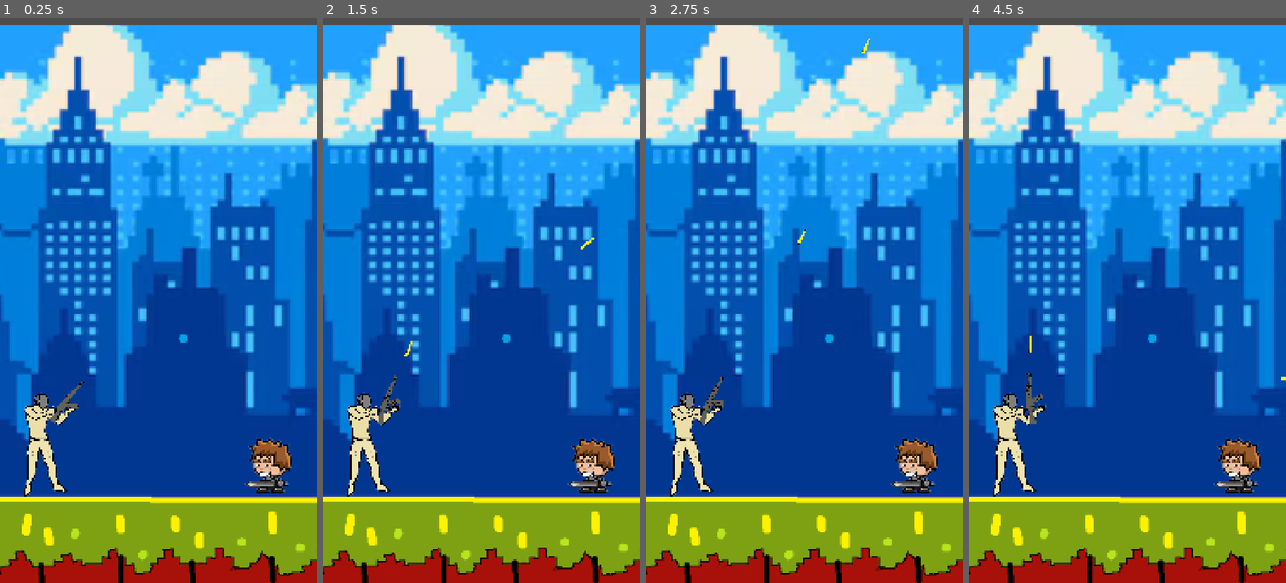
Above: before the commit, frames 1-4 (left to right).
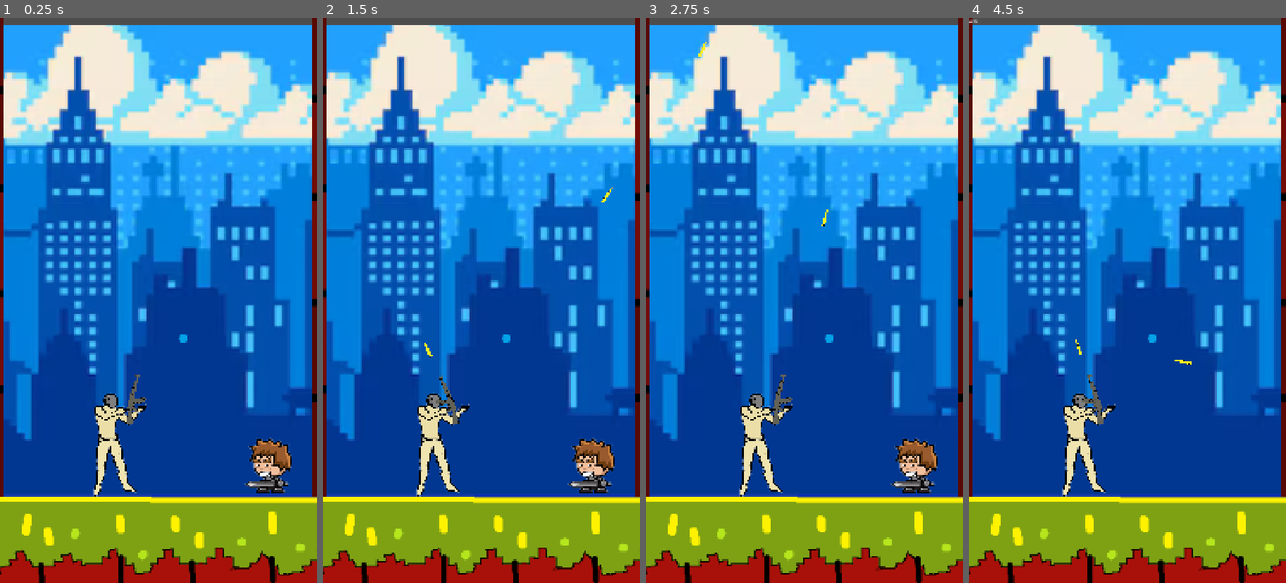
Above: after the commit, the same moments.

Repository: imdevanshrajesh/ragebait-wizardry
Game: Godot game, scene res://level_1.tscn
Two runs of this game, one before a commit and one after it. Both use one fixed random seed, a clock stepped at 60 frames per second and the inputs below. Before the commit the project starts from res://level1.tscn.
Inputs (mouse positions are in pixels of both pictures, inside the frame that each line leads up to):
- Up to frame 1 (0.25 s): no input
- Up to frame 2 (1.5 s): tap Enter at 0.5 s; move the mouse to (551, 272) at 0.52 s; click (551, 272) at 0.6 s; move the mouse to (418, 328) at 1.27 s; click (418, 328) at 1.35 s
- Up to frame 3 (2.75 s): tap Space at 2 s; move the mouse to (836, 176) at 2.02 s; click (836, 176) at 2.1 s
- Up to frame 4 (4.5 s): move the mouse to (1111, 413) at 2.77 s; click (1111, 413) at 2.85 s; move the mouse to (1222, 385) at 3.52 s; click (1222, 385) at 3.6 s; move the mouse to (1032, 215) at 4.27 s; click (1032, 215) at 4.35 s

The runs differ from the first frame. In frame 1, 5.1% of the frame differs, in the area x 0-100%, y 0-85%; in frame 2, 5.2%; in frame 3, 5.2%; in frame 4, 6.2%.

Commit message:
finalized level1 setup

Diff:
--- a/bounce-back/level1.tscn
+++ /dev/null
@@ -1,42 +0,0 @@
-[gd_scene format=3 uid="uid://baxpmyndny1rr"]
-
-[ext_resource type="Texture2D" uid="uid://cgrwdn8m1wsvr" path="res://Bgs/bg.png" id="1_v38iq"]
-[ext_resource type="PackedScene" uid="uid://b2ujtvgm0slhk" path="res://player.tscn" id="3_ootpb"]
-[ext_resource type="PackedScene" uid="uid://cpoaij2cyvhs5" path="res://enemy.tscn" id="4_i2041"]
-
-[sub_resource type="GDScript" id="GDScript_ootpb"]
-script/source = "extends Node2D
-
-@onready var enemies_folder: Node2D = $Enemies
-@onready var ui: CanvasLayer = $UI
-func _process(_delta: float) -> void:
-	if enemies_folder.get_child_count() == 0:
-		ui.visible = true
-"
-
-[node name="Level1" type="Node2D" unique_id=832187486]
-script = SubResource("GDScript_ootpb")
-
-[node name="Background" type="Sprite2D" parent="." unique_id=920446133]
-position = Vector2(475.99988, 1021)
-scale = Vector2(3.6751392, 3.675139)
-texture = ExtResource("1_v38iq")
-
-[node name="Enemies" type="Node2D" parent="." unique_id=2113964160]
-
-[node name="Enemy" parent="Enemies" unique_id=544123933 instance=ExtResource("4_i2041")]
-position = Vector2(2053, 812.00006)
-scale = Vector2(-3.663525, 3.4164739)
-
-[node name="UI" type="CanvasLayer" parent="." unique_id=573386668]
-visible = false
-
-[node name="Label" type="Label" parent="UI" unique_id=1080015511]
-offset_left = -1.0
-offset_right = 39.0
-offset_bottom = 23.0
-text = "WIN"
-
-[node name="Player" parent="." unique_id=939501367 instance=ExtResource("3_ootpb")]
-position = Vector2(11.000001, 1088)
-scale = Vector2(1.2435384, 1.2170053)
--- a/bounce-back/level_1.tscn
+++ b/bounce-back/level_1.tscn
@@ -3,6 +3,7 @@
 [ext_resource type="Texture2D" uid="uid://cgrwdn8m1wsvr" path="res://Bgs/bg.png" id="1_hn12h"]
 [ext_resource type="PackedScene" uid="uid://cpoaij2cyvhs5" path="res://enemy.tscn" id="2_ihfcg"]
 [ext_resource type="PackedScene" uid="uid://b2ujtvgm0slhk" path="res://player.tscn" id="3_rka8t"]
+[ext_resource type="Texture2D" uid="uid://pxtk1dudrpk5" path="res://Assets/brick.png" id="4_ihfcg"]
 
 [sub_resource type="GDScript" id="GDScript_ootpb"]
 script/source = "extends Node2D
@@ -14,13 +15,27 @@
 		ui.visible = true
 "
 
+[sub_resource type="RectangleShape2D" id="RectangleShape2D_ofp2b"]
+size = Vector2(463.86035, 94.14612)
+
+[sub_resource type="RectangleShape2D" id="RectangleShape2D_p1rdq"]
+size = Vector2(1189, 710)
+
 [node name="Level1" type="Node2D" unique_id=832187486]
 script = SubResource("GDScript_ootpb")
 
-[node name="Background" type="Sprite2D" parent="." unique_id=920446133]
-position = Vector2(475.99988, 1021)
-scale = Vector2(3.6751392, 3.675139)
+[node name="StaticBody2D" type="StaticBody2D" parent="." unique_id=1347023165]
+position = Vector2(283, 1806)
+scale = Vector2(3.6751392, 3.6751378)
+
+[node name="Background" type="Sprite2D" parent="StaticBody2D" unique_id=920446133]
+position = Vector2(52.515007, -213.59741)
+scale = Vector2(1.0000002, 1.0000005)
 texture = ExtResource("1_hn12h")
+
+[node name="CollisionShape2D" type="CollisionShape2D" parent="StaticBody2D" unique_id=716720944]
+scale = Vector2(1.0000002, 1.0000001)
+shape = SubResource("RectangleShape2D_ofp2b")
 
 [node name="Enemies" type="Node2D" parent="." unique_id=2113964160]
 
@@ -38,5 +53,29 @@
 text = "WIN"
 
 [node name="Player" parent="." unique_id=939501367 instance=ExtResource("3_rka8t")]
-position = Vector2(11.000001, 1088)
+position = Vector2(248.00002, 1088)
 scale = Vector2(1.2435384, 1.2170053)
+
+[node name="Wall" type="StaticBody2D" parent="." unique_id=233863487]
+position = Vector2(-238, -1203)
+scale = Vector2(3.4073052, 3.4073052)
+
+[node name="Sprite2D" type="Sprite2D" parent="Wall" unique_id=1259656115]
+position = Vector2(-518, 491)
+texture = ExtResource("4_ihfcg")
+
+[node name="CollisionShape2D" type="CollisionShape2D" parent="Wall" unique_id=1850985]
+position = Vector2(-516.5, 502)
+shape = SubResource("RectangleShape2D_p1rdq")
+
+[node name="Wall2" type="StaticBody2D" parent="." unique_id=1259772968]
+position = Vector2(4839, -1204)
+scale = Vector2(3.4073052, 3.4073052)
+
+[node name="Sprite2D" type="Sprite2D" parent="Wall2" unique_id=1301434531]
+position = Vector2(-518, 491)
+texture = ExtResource("4_ihfcg")
+
+[node name="CollisionShape2D" type="CollisionShape2D" parent="Wall2" unique_id=294859130]
+position = Vector2(-516.5, 502)
+shape = SubResource("RectangleShape2D_p1rdq")
--- a/bounce-back/project.godot
+++ b/bounce-back/project.godot
@@ -11,7 +11,7 @@
 [application]
 
 config/name="BounceBack"
-run/main_scene="uid://baxpmyndny1rr"
+run/main_scene="uid://du3jcmma6n85t"
 config/features=PackedStringArray("4.7", "GL Compatibility")
 config/icon="res://icon.svg"
 
